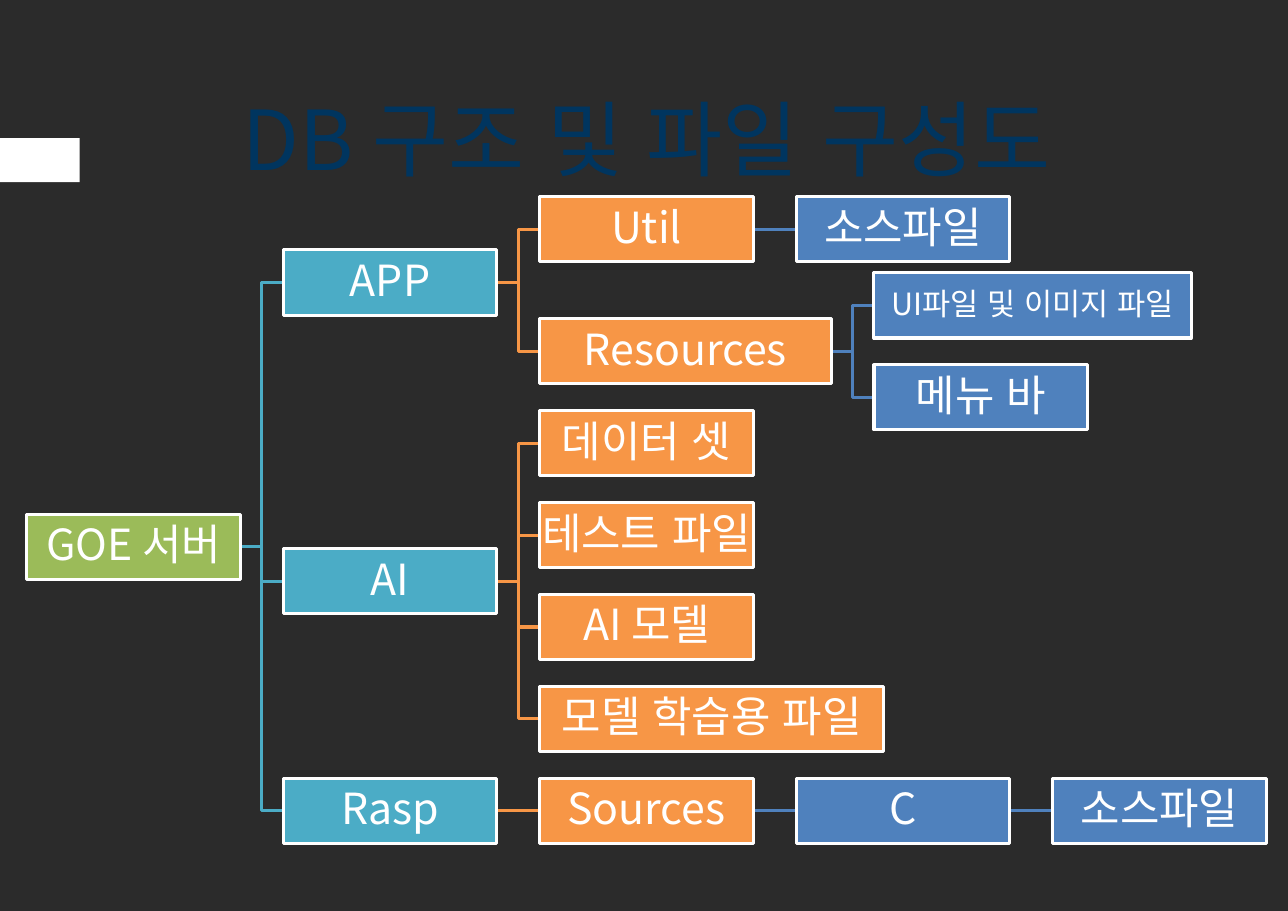
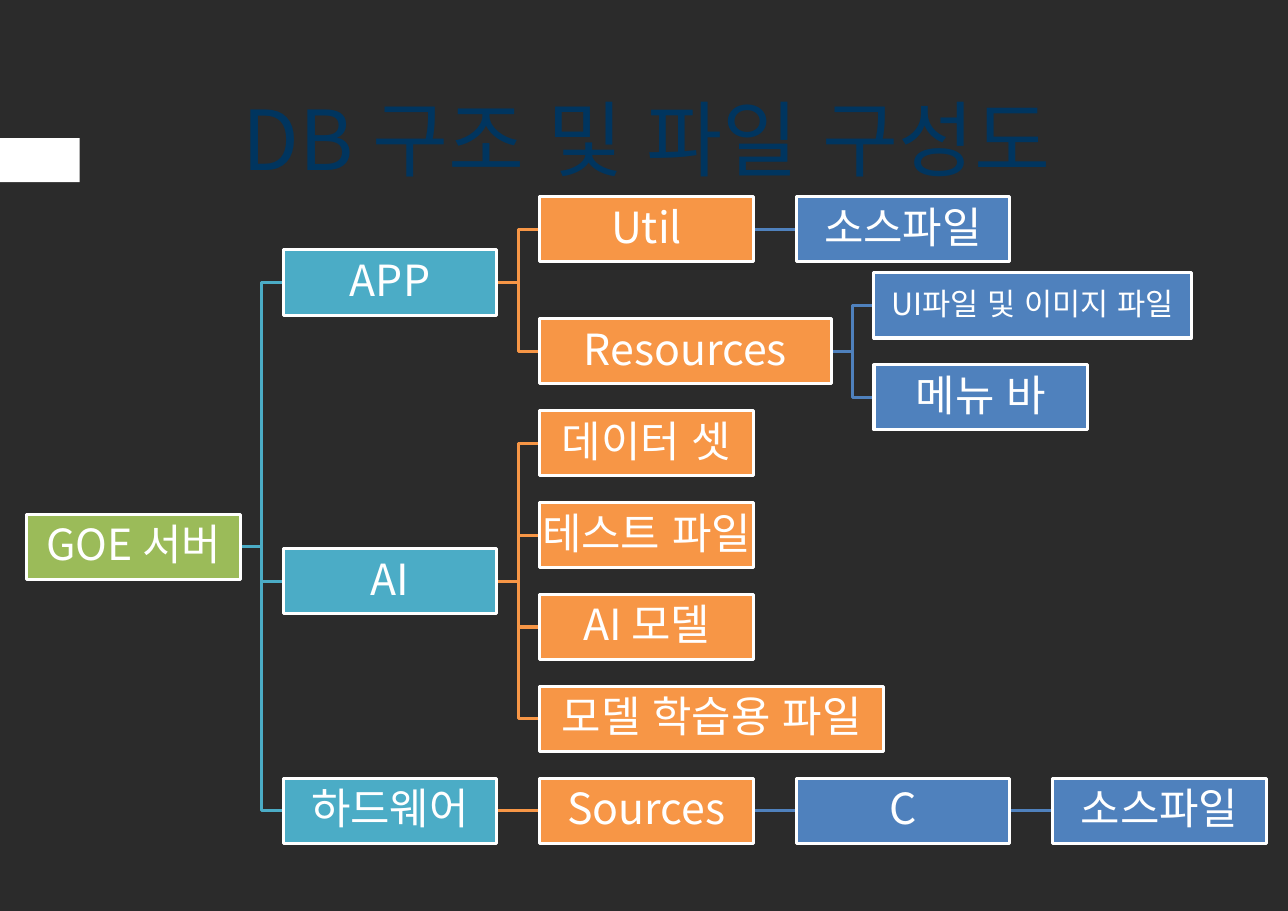
Before and after one commit to Nam-SW/GOE, a slide deck: slide 14 of documents/KDN 발표 자료.pptx. Drawn at 1288x911 pixels with LibreOffice and Linux fonts; fonts in the diff are those of the drawing; background and template pictures are left out; a plain dark background stands for a picture behind light text. Boxes give left, top, right and bottom in pixels: in the first picture for what was removed or moved away, otherwise in the second. Text is boxed around its words. In the diff, an @@ line names an element or a change of style, - is before the commit and + after.

```diff
--- a/documents/KDN 발표 자료.pptx
+++ b/documents/KDN 발표 자료.pptx
@@ text at (311,788,469,828): text changed @@
-Rasp
+하드웨어
```
Also in this commit, not shown: 5 other slides changed.
